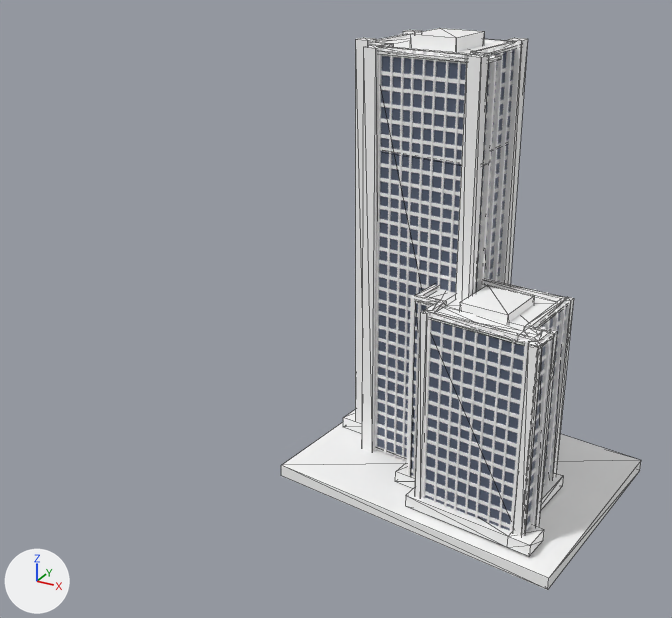
What one commit did to the glTF model run/textures/build/build.glb.
Before and after are seen from a camera (50 mm lens) standing at (8.55, -21.07, 14.49) and looking at (-2.01, -1.87, 4.89). Arrows for +X, +Y and +Z are at lower left; the lights stay in place. Mesh edges are drawn as thin lines on the coarser meshes. Where no turn or scale is listed for an object, it has been applied to the vertices.

Objects in the first picture: 'group106_pasted__group34_pasted__pasted__group4_pasted__pasted_', 'group15_pasted__group14_pasted__pasted__group13_pasted__pasted_', 'group32 pasted__pasted__pCube2 pasted__group6.001', 'group32 pasted__pasted__pCube2 pasted__group6.002', 'group32 pasted__pasted__pCube2 pasted__group6.003', 'group34 pasted__pasted__pasted__pasted__pasted__pasted__pasted_', 'group34_pasted__group13_pasted__pasted__group12_pasted__pasted_', 'group34_pasted__group23_pasted__pasted__group22_pasted__pasted_', 'pasted__pasted__pCube1 pasted__group34 group79', 'pasted__pasted__pasted__pasted__pasted__pCube2 pasted__past.002', 'pasted__pasted__pasted__pasted__pasted__pasted__pCube3 pasted__', '立方体'.
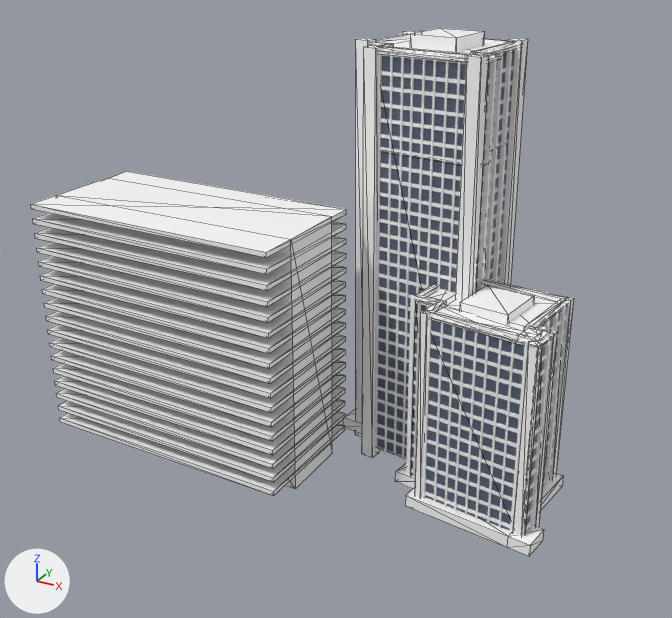
The change, as JSON lines over the scene's bpy script:
```json
{"op": "add", "block": "mat_マテリアル_080", "code": ["mat_マテリアル_080 = principled_material('マテリアル.080')", "mat_マテリアル_080.base_color = (1.0, 1.0, 1.0)  # white #ffffff"]}
{"op": "add", "block": "me_立方体_004", "code": ["me_立方体_004 = bpy.data.meshes.new('立方体.004')", "me_立方体_004.from_pydata(...)  # 136 vertices, 204 faces; spans x -3.56..3.56, y -1.83..1.83, z -0.06..6.22", "me_立方体_004.materials.append(mat_マテリアル_080)  # white #ffffff"]}
{"op": "add", "block": "me_立方体_001", "code": ["me_立方体_001 = bpy.data.meshes.new('立方体.001')", "me_立方体_001.from_pydata(...)  # a box spanning x -3.53..3.53, y -0.95..0.95, z -3.33..3.33", "me_立方体_001.materials.append(mat_マテリアル_019)  # white #ffffff"]}
{"op": "remove", "block": "ob_立方体", "code": ["ob_立方体 = bpy.data.objects.new('立方体', me_立方体)", "ob_立方体.location = (1.21, -0.66, 0.4)"]}
{"op": "add", "block": "ob_立方体_003", "code": ["ob_立方体_003 = bpy.data.objects.new('立方体.003', me_立方体_004)", "ob_立方体_003.location = (-5.4, -3.37, 1.31)"]}
{"op": "add", "block": "ob_立方体_001", "code": ["ob_立方体_001 = bpy.data.objects.new('立方体.001', me_立方体_001)", "ob_立方体_001.location = (-5.4, -3.29, 4.2)"]}
```

Boxes [x1, y1, x2, y2] around the edits, measured in the pictures (672 x 618 px):
```json
{"object": "立方体.003", "change": "added", "after": [31, 171, 346, 495]}
{"object": "立方体", "change": "deleted", "before": [281, 422, 641, 590]}
{"object": "立方体.001", "change": "added", "after": [56, 178, 332, 489]}
```
